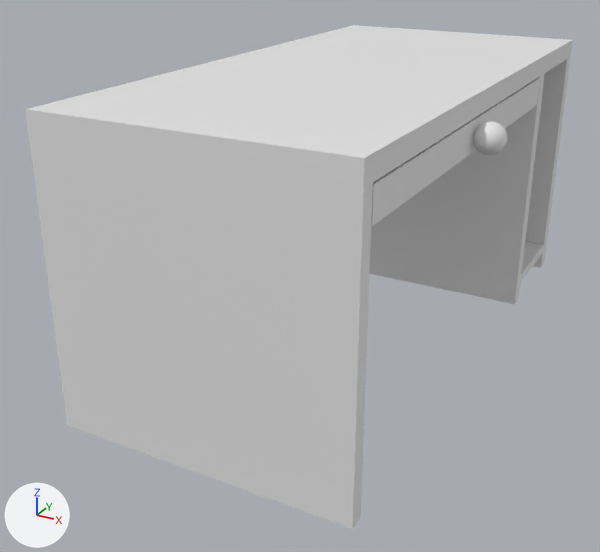
Before and after pictures for a commit that changed the Blender file DeeperAndDeeper/Assets/AssetsDeeperAndDeeper/Art/Models/Blend/desktop.blend.
The view is the same before and after, from a 50 mm camera at (2.44, -6.3, 2.98) aimed at (-0.23, -1.45, 0.55). Lighting does not change. The marker at lower left points along +X, +Y and +Z.

Names of what the first picture shows: 'Bureau', 'Tiroir'.
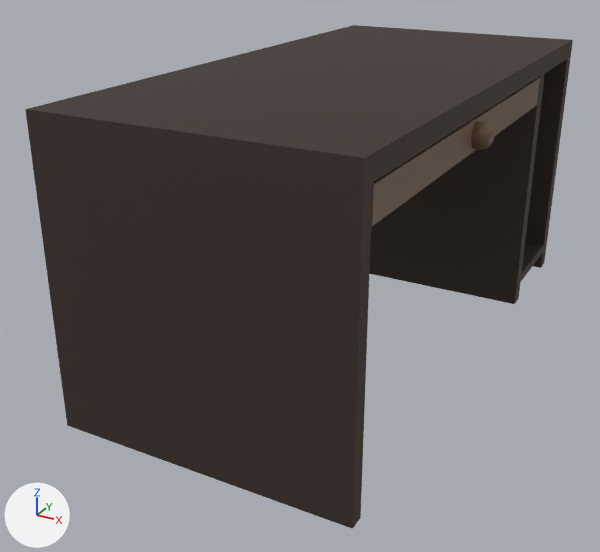
Where the newer file only moved an object's origin or applied its transform, the numbers keep the older frame.

Pixel boxes (x1, y1, x2, y2) of what changed, in the pictures (600 x 552 px; the box of a moved part takes in the faces that stretch with it):
'Bureau', recoloured: (25, 25, 573, 529) in both
'Tiroir', reshaped, moved: (371, 78, 540, 226) in both
part 1 of me_cube_002, moved or reshaped: (371, 78, 540, 226) in both
part 2 of me_cube_002, added (brown): after (471, 121, 495, 150)
part 3 of me_cube_002, deleted: before (473, 121, 507, 155)

Diff of the bpy script that builds the scene:
```diff
--- a/DeeperAndDeeper/Assets/AssetsDeeperAndDeeper/Art/Models/Blend/desktop.blend.py
+++ b/DeeperAndDeeper/Assets/AssetsDeeperAndDeeper/Art/Models/Blend/desktop.blend.py
@@ mat_wood2 @@
+mat_wood2 = principled_material('Wood2')
+mat_wood2.base_color = (0.152, 0.0877, 0.0436)  # brown #6d543b
@@ mat_wood @@
+mat_wood = principled_material('Wood')
+mat_wood.base_color = (0.0887, 0.0648, 0.0545)  # brown #544842
+mat_wood.metallic = 0.75
+mat_wood.roughness = 0.75
@@ me_cube_001 @@
 me_cube_001.from_pydata(...)  # 52 vertices, 52 faces; spans x -1.0..1.0, y -3.1..1.0, z -1.01..1.0
+me_cube_001.materials.append(mat_wood)  # brown #544842
@@ me_cube_002 @@
 # used by ob_tiroir; location = (0.0, -1.0, 1.0)
-me_cube_002.from_pydata(...)  # 498 vertices, 529 faces; spans x -1.0..1.19, y -1.99..0.99, z 0.64..0.85
+me_cube_002.from_pydata(...)  # 89 vertices, 81 faces; spans x -1.0..1.11, y -2.99..-0.01, z 1.65..1.85
+# me_cube_002 part 1: the loose piece of 16 vertices spanning x -1.0..1.0, y -1.99..0.99, z 0.65..0.85 is moved by (0.0, -1.0, 1.0), in mat_wood2 (brown #6d543b)
+# me_cube_002 part 2: a new loose piece of 73 vertices spanning x 1.0..1.11, y -1.58..-1.42, z 1.67..1.83, in mat_wood2 (brown #6d543b)
+# me_cube_002 part 3: the loose piece of 482 vertices spanning x 0.99..1.19, y -0.6..-0.4, z 0.64..0.84 is deleted
+me_cube_002.materials.append(mat_wood2)  # brown #6d543b
@@ ob_tiroir @@
 ob_tiroir = bpy.data.objects.new('Tiroir', me_cube_002)
-ob_tiroir.location = (0.0, -1.0, 1.0)
+ob_tiroir.location = (0.0, 0.0, 0.0)
```
